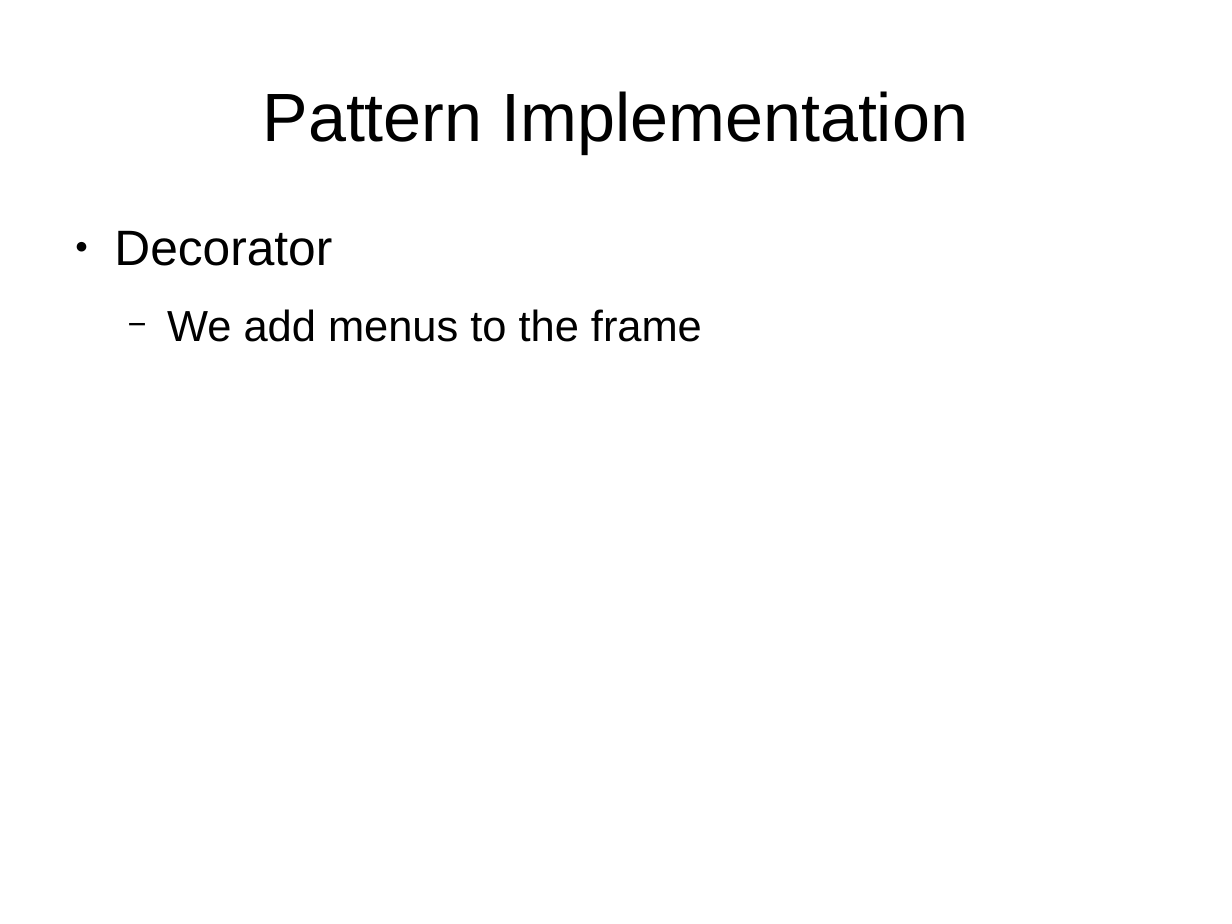
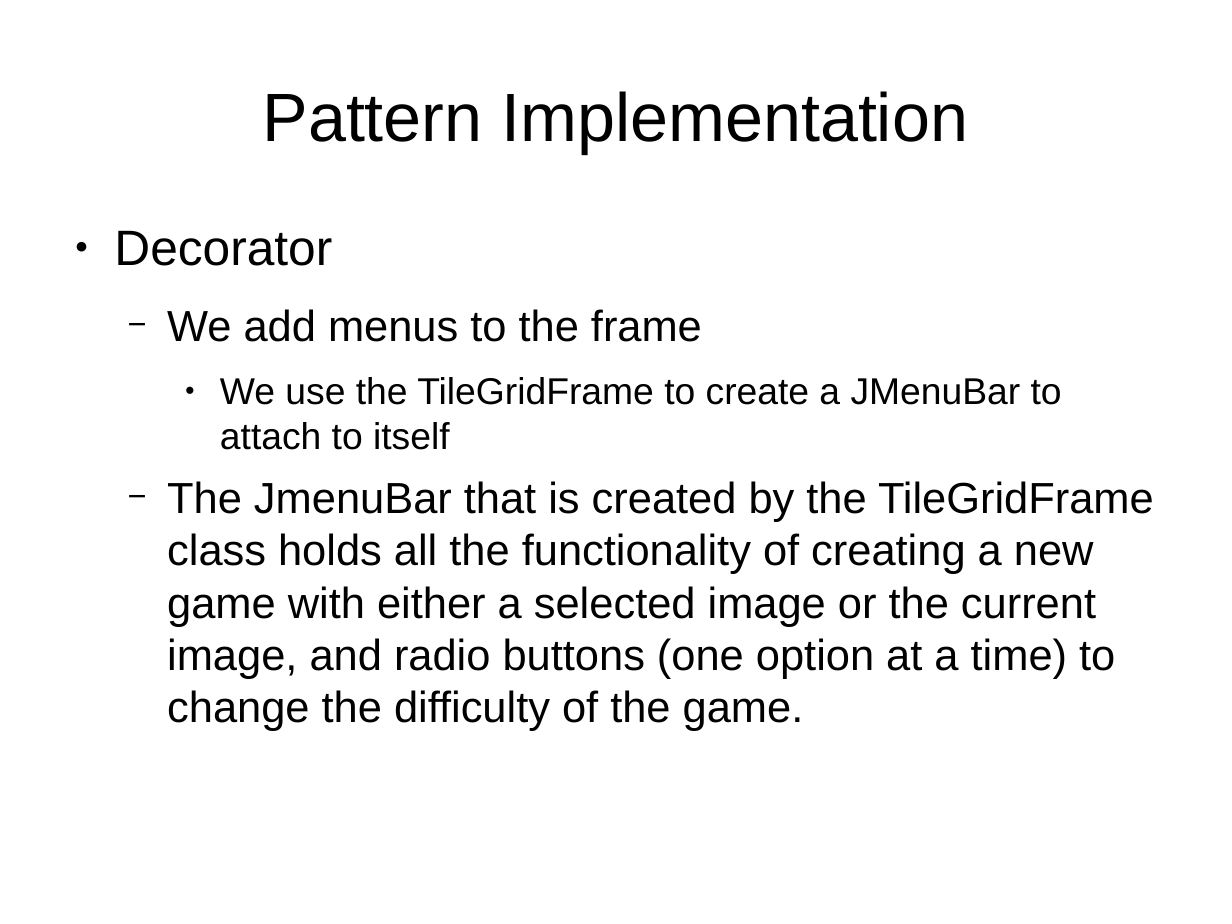
Before and after one commit to StephenKairos/CS151_Projects-HW, a slide deck: slide 8 of Group Project/Presentation.odp (slide 6 before the commit). Drawn at 1232x924 pixels with LibreOffice and Linux fonts; fonts in the diff are those of the drawing. Boxes give left, top, right and bottom in pixels: in the first picture for what was removed or moved away, otherwise in the second. Text is boxed around its words. In the diff, an @@ line names an element or a change of style, - is before the commit and + after.

```diff
--- a/Group Project/Presentation.odp
+++ b/Group Project/Presentation.odp
@@ text at [167, 377, 1154, 731]: paragraphs added @@
+    ● We use the TileGridFrame to create a JMenuBar to attach to itself
+  − The JmenuBar that is created by the TileGridFrame class holds all the functionality of creating a new game with either a selected image or the current image, and radio buttons (one option at a time) to change the difficulty of the game.
```
Also in this commit, not shown: 1 other slide changed, 3 slides added, 1 other file.
